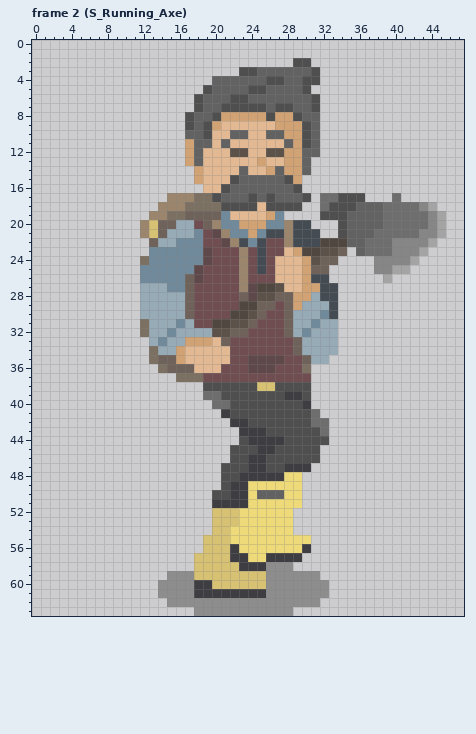
Pixel-art file -- Assets/Graphics/Characters/Main Character/Axe_Main.aseprite. This is how it looked before the edit.
48x64 pixels, 9 frames. Colours within 5 levels of each other are drawn and written as one. Shown: frame 2 (S_Running_Axe). The commit also changed other frames, which this record leaves out.
After the commit:
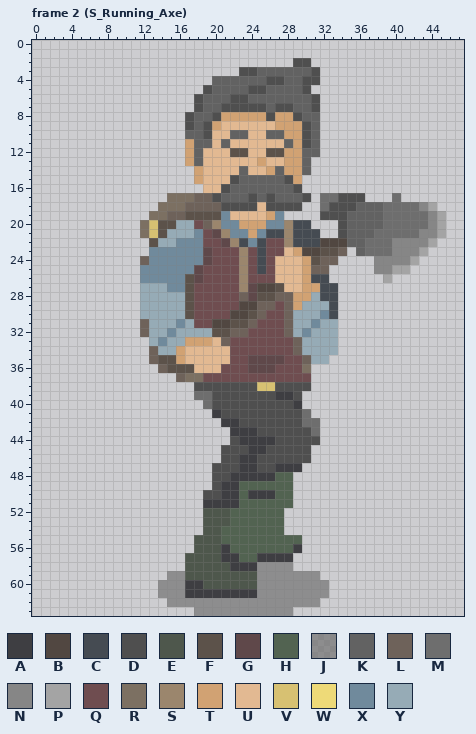
Palette (. is transparent): A #3e3e42  B #514741  C #454b52  D #4f4f4f  E #4e574c  F #5c524a  G #5f484a  H #526351  J #62626299  K #626262  L #6e625a  M #6e6e6e  N #868686  P #a4a4a4  Q #6f4d50  R #7c7062  S #9b866d  T #d1a273  U #e2b992  V #d7c172  W #eeda78  X #708a9c  Y #96abb6
From old to new:
--- frame 2 (S_Running_Axe), layers "backpack", "legs"
@@ x 10..34 @@
 16 .........UUDKKKKKKKD.....
-17 .....SSSRRDKKKDKDKKKD.MMD
-18 ....SSSRRRRDDDDUDDDD..MDD
-19 ...SSRRLLLLXUUUUTX....DDD
-20 ..SVLLYYQLSXXTTTXXSCC...D
-21 ..SVLYYYXQGSXXTXCCSCCC..D
-22 ...LYYXXXQQGSCXCQQSCCCBBB
+17 .....RRRLLDKKKDKDKKKD.MMD
+18 ....RRRLLLLDDDDUDDDD..MDD
+19 ...RRLLFFFFXUUUUTX....DDD
+20 ..RVFFYYQLSXXTTTXXSCC...D
+21 ..RVFYYYXQGSXXTXCCSCCC..D
+22 ...FYYXXXQQGSCXCQQSCCCBBB
 23 ...XXXXXXGQQQSQCQQUTBBFFL
-24 ..RXXXXXXGQQQSQCQUUUTFLL.
+24 ..LXXXXXXGQQQSQCQUUUTFLL.
 25 ..XXXXXXGQQQQSQCQUUUTLL..
-26 ..XXXXXLGQQQQSQQQUUUTCC..
-27 ..YYYXXLQQQQQSGBBFUUTTCC.
-28 ..YYYYYLQQQQQLGFFLLTTYCC.
-29 ..YYYYYLQQQQQBBLLQLTYYYC.
-30 ..YYYYYLQQQQBBFLQQLYYYXC.
-31 ..RYYYXYQQBBFFLQQQLYYXYY.
-32 ..RYYXYYYYFFLLQQQQLYXYYY.
+26 ..XXXXXFGQQQQSQQQUUUTCC..
+27 ..YYYXXFQQQQQSGBBFUUTTCC.
+28 ..YYYYYFQQQQQLGFFLLTTYCC.
+29 ..YYYYYFQQQQQBBLLQLTYYYC.
+30 ..YYYYYFQQQQBBFLQQLYYYXC.
+31 ..LYYYXYQQBBFFLQQQLYYXYY.
+32 ..LYYXYYYYFFLLQQQQLYXYYY.
 33 ...YXYYTTTULQQQQQQQLYYYY.
-34 ...RYYTUUUUUQQQQQQQLYYYY.
-35 ...RLLTUUUUUQQGGGGQQLYY..
-36 ....RLLLUUUQQQGGGQQQR....
-37 ......RRRQQQQQQQQQQQQ....
-38 .........DDDDDDVVDDDD....
-39 .........MMDDDDDDDAAD....
-40 ..........MMDDDDDDDDA....
-41 ...........ADDDDDDDDDM...
-42 ............AADDDDDDDMM..
-43 .............AAADDDDDDM..
-44 .............DAAAADDDDD..
-45 ............DDDAADDDDD...
-46 ............DDAADDDDDD...
-47 ...........DDDAADDAAA....
-48 ...........DDAAAAAWW.....
-49 ...........DAAWWWWWW.....
-50 ..........DDAAWKKKWW.....
-51 ..........AAAAWWWWWW.....
-52 ..........VVVWWWWWW......
-53 ..........VVVWWWWWW......
-54 ..........VVWWWWWWW......
-55 .........VVVWWWWWWWWW....
-56 .........VVVAWWWWWWWA....
-57 ........VVVVAAWWAAAA.....
-58 ........VVVVVAAAJJJ......
-59 .....JJJVVVVVVVVJJJJJJ...
-60 ....JJJJAAVVVVVVJJJJJJJ..
-61 ....JJJJAAAAAAAAJJJJJJJ..
+34 ...LYYTUUUUUQQQQQQQLYYYY.
+35 ...LFFTUUUUUQQGGGGQQLYY..
+36 ....LFFFUUUQQQGGGQQQR....
+37 ......LRRQQQQQQQQQQQQ....
+38 ........DDDDDDDVVDDDD....
+39 ........MMDDDDDDDAAD.....
+40 .........MDDDDDDDDDA.....
+41 ..........ADDDDDDDDDM....
+42 ...........AADDDDDDDMM...
+43 ............AAADDDDDDM...
+44 ............DAAAADDDDD...
+45 ...........DDDAADDDDD....
+46 ...........DDAADDDDDD....
+47 ..........DDDAADDAAA.....
+48 ..........DDAAAAAHH......
+49 ..........DAAHHHHHH......
+50 .........DDAAHAAAHH......
+51 .........AAAAHHHHHH......
+52 .........EEEHHHHHH.......
+53 .........EEEHHHHHH.......
+54 .........EEHHHHHHH.......
+55 ........EEEHHHHHHHHH.....
+56 ........EEEAHHHHHHHA.....
+57 .......EEEEAAHHAAAA......
+58 .......EEEEEAAAJJJJ......
+59 .....JJEEEEEEEEJJJJJJJ...
+60 ....JJJAAEEEEEEJJJJJJJJ..
+61 ....JJJAAAAAAAAJJJJJJJJ..
 62 .....JJJJJJJJJJJJJJJJJ...
Where, in picture pixels (left, top, right, bottom), the same in both pictures:
changed: (140, 193, 329, 598)
